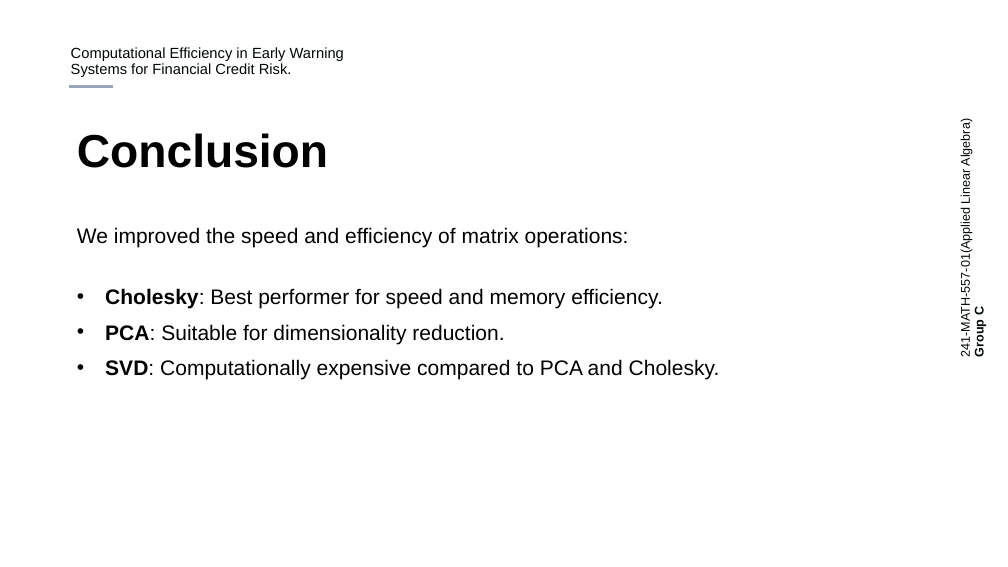
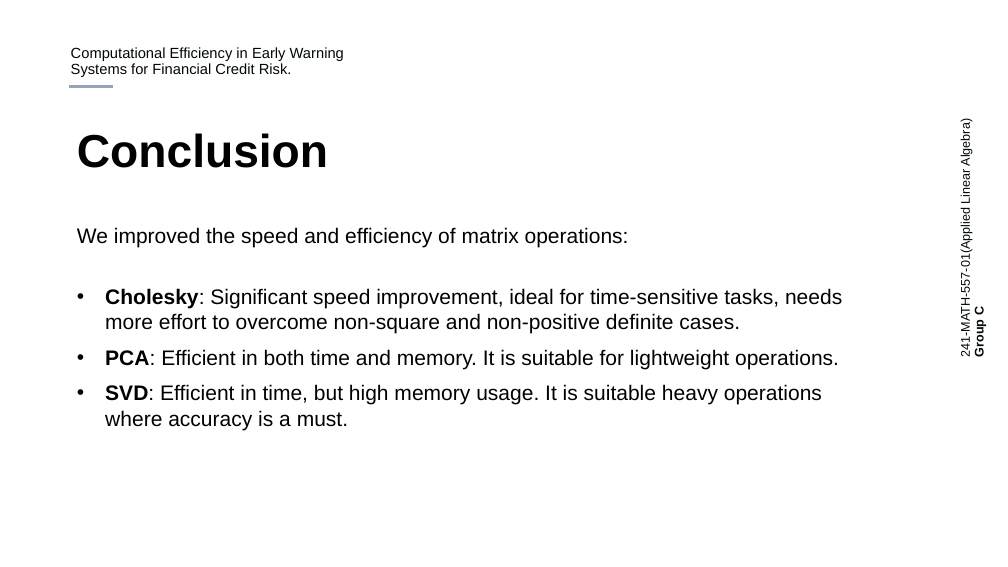
Before and after one commit to haboub/group_c_pro, a slide deck: slide 16 of outputs/report/Computational Efficiency in EWS for Financial Credit Risk.pptx. Drawn at 1008x567 pixels with LibreOffice and Linux fonts; fonts in the diff are those of the drawing; background and template pictures are left out. Boxes give left, top, right and bottom in pixels: in the first picture for what was removed or moved away, otherwise in the second. Text is boxed around its words. In the diff, an @@ line names an element or a change of style, - is before the commit and + after.

```diff
--- a/outputs/report/Computational Efficiency in EWS for Financial Credit Risk.pptx
+++ b/outputs/report/Computational Efficiency in EWS for Financial Credit Risk.pptx
@@ text at (105, 288, 842, 430): text changed @@
-• Cholesky: Best performer for speed and memory efficiency.
-• PCA: Suitable for dimensionality reduction.
-• SVD: Computationally expensive compared to PCA and Cholesky.
+• Cholesky: Significant speed improvement, ideal for time-sensitive tasks, needs more effort to overcome non-square and non-positive definite cases.
+• PCA: Efficient in both time and memory. It is suitable for lightweight operations.
+• SVD: Efficient in time, but high memory usage. It is suitable heavy operations where accuracy is a must.
```
Also in this commit, not shown: 3 other slides changed, 4 other files.
